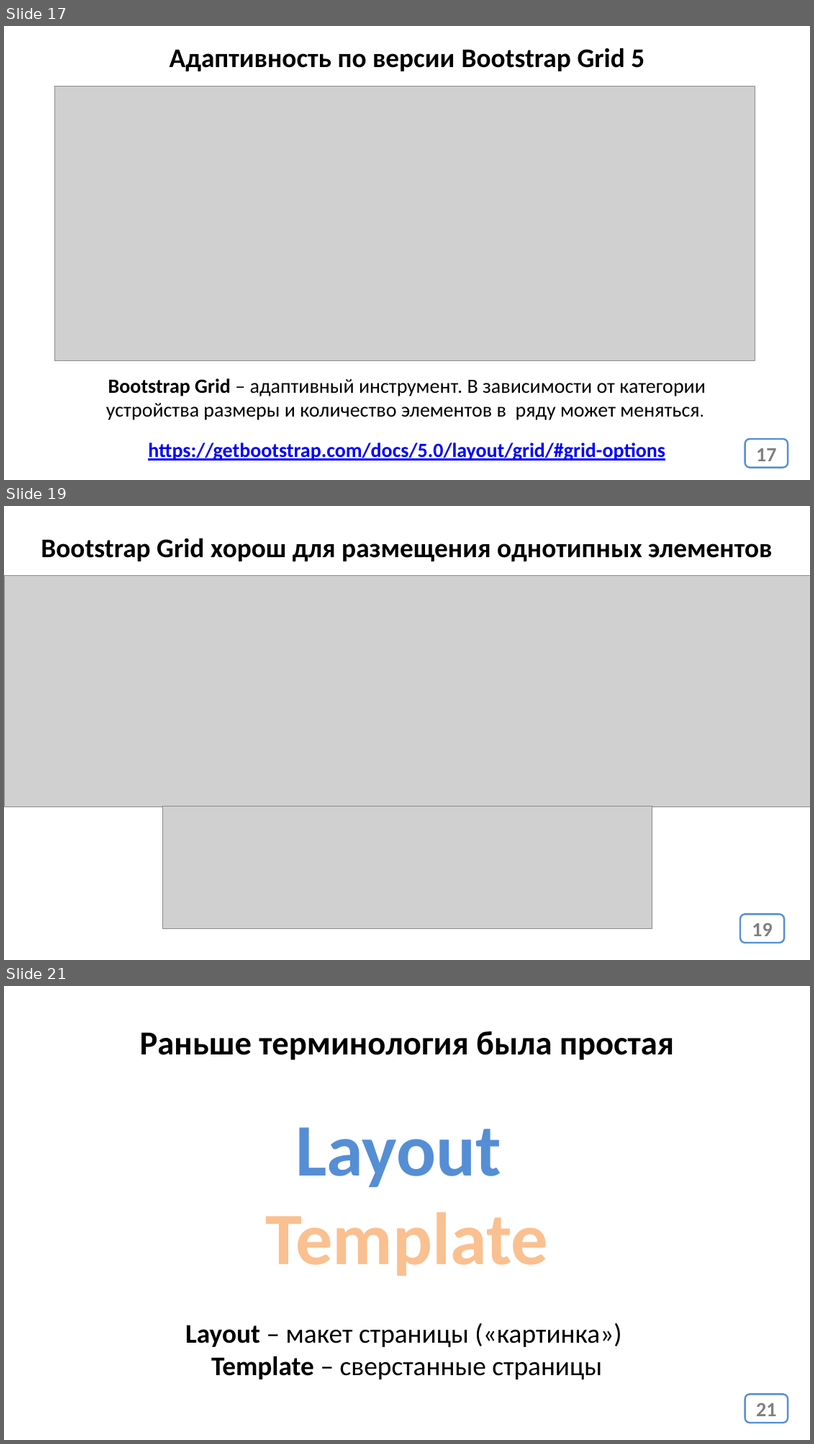
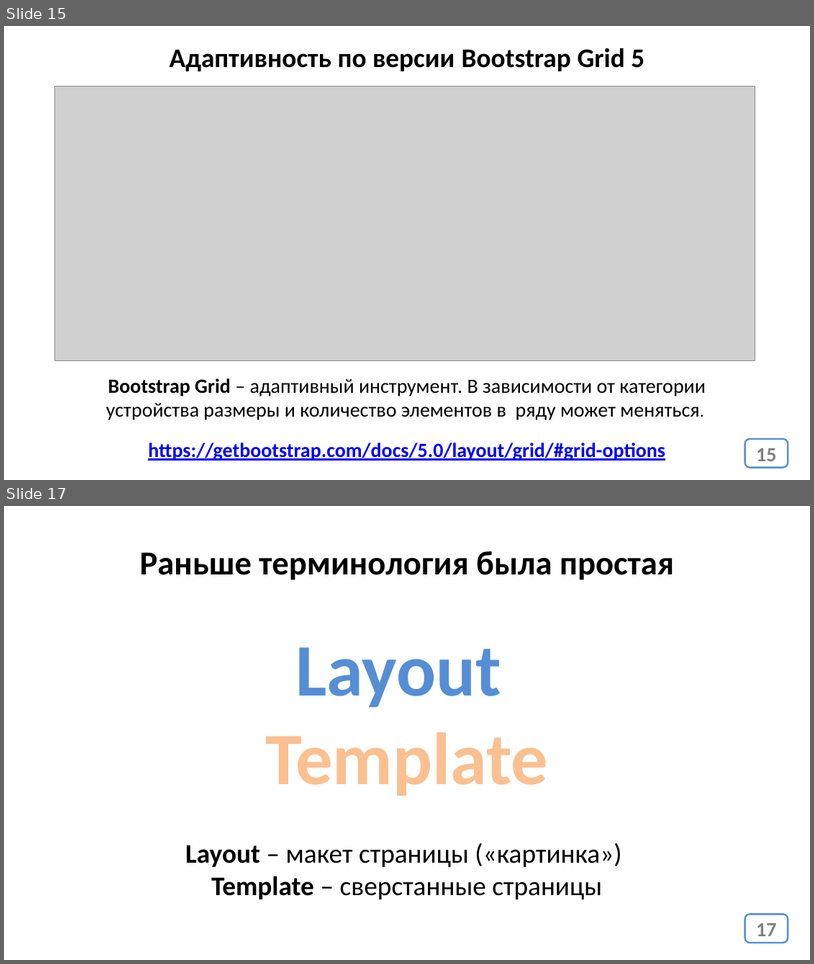
Before and after one commit to web40-ortdnipro/lesson16, a slide deck: lesson16.pptx. Shown one above the other, each under a label of ours: slides 17, 19 and 21 before the commit, slides 15 and 17 after it; the slides between them are not shown. The pictures are 814x1444 and 814x964 pixels, drawn with LibreOffice and Linux fonts; fonts in the diff are those of the drawing; grey boxes stand for pictures. Boxes give left, top, right and bottom in pixels: in the first picture for what was removed or moved away, otherwise in the second. Text is boxed around its words. In the diff, an @@ line names an element or a change of style, - is before the commit and + after.

```diff
--- a/lesson16.pptx
+++ b/lesson16.pptx
@@ slide 19 removed at (4,506,810,960), background #FFFFFF @@
@@ text removed at (41,538,772,561) @@
-Bootstrap Grid хорош для размещения однотипных элементов
@@ picture removed at (4,576,810,807) @@
@@ picture removed at (162,806,653,928) @@
@@ page number removed at (741,914,785,942) @@
-19
@@ what was slide 17 is now slide 15 @@
@@ page number at (756,448,777,461): text changed @@
-17
+15
@@ what was slide 21 is now slide 17 @@
@@ page number at (756,923,777,936): text changed @@
-21
+17
```
Also in this commit, not shown: 6 slides changed, 3 other slides removed, 1 other file.
